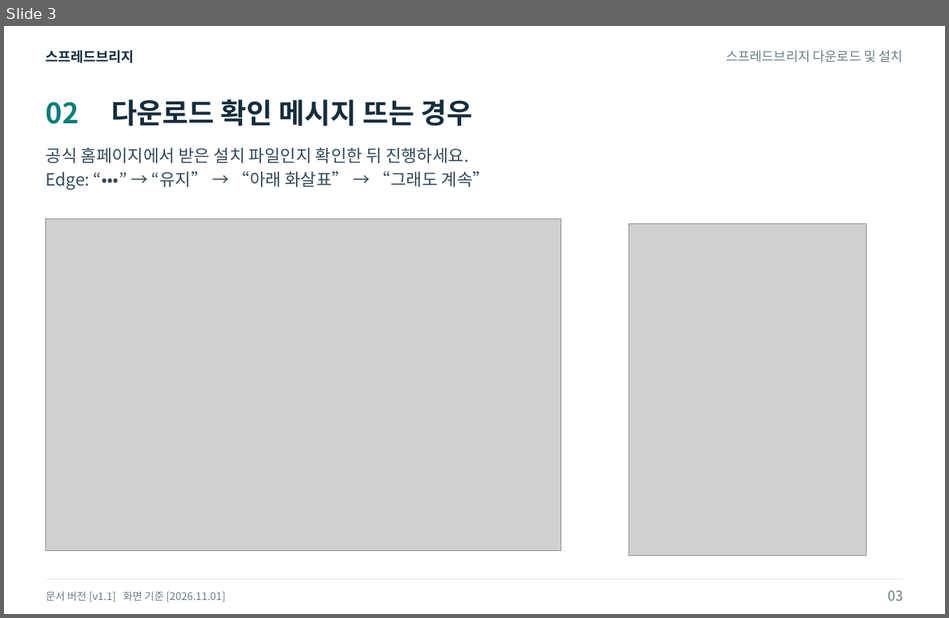
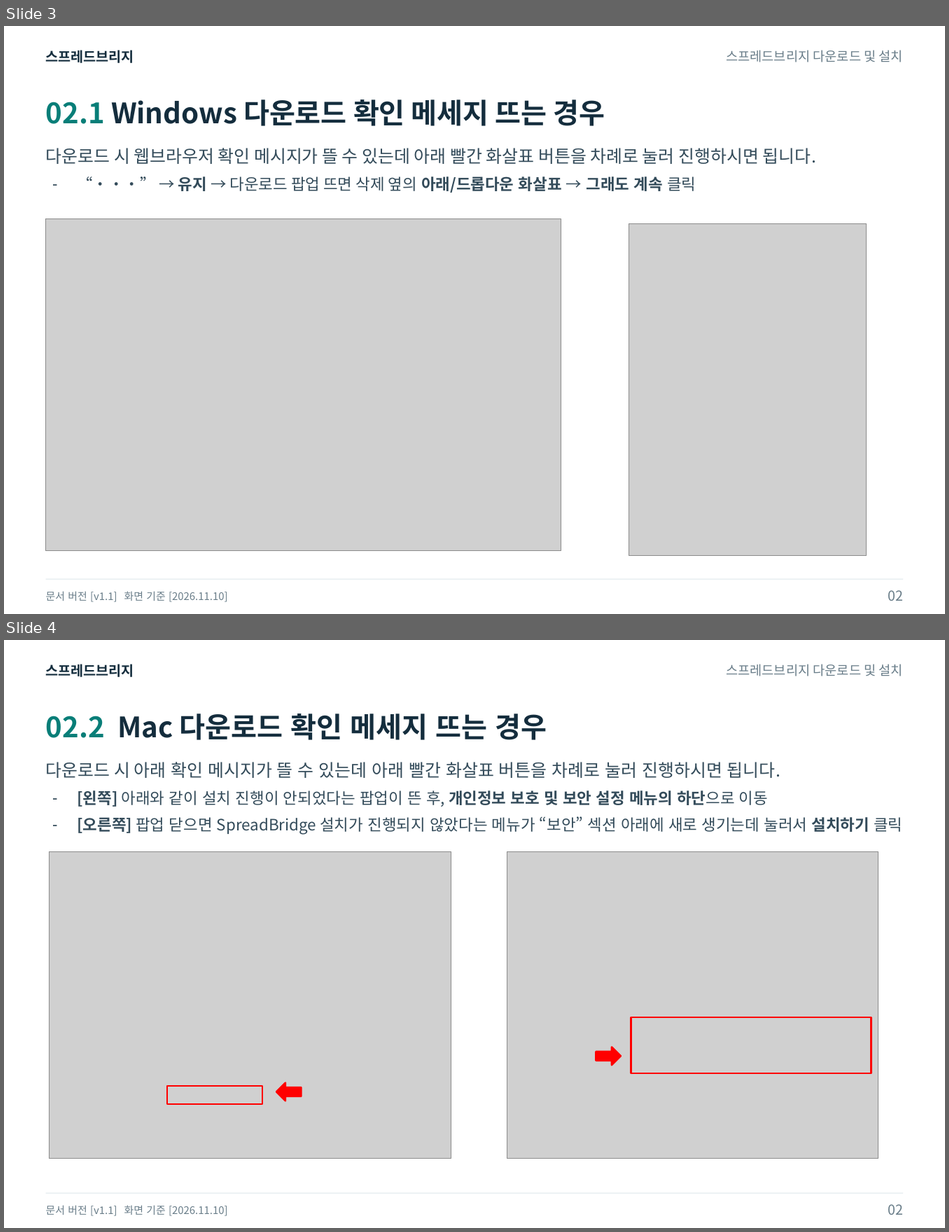
Before and after one commit to thespreadbridge/spreadbridge-frontend, a slide deck: public/manuals/v1.1/install/install-guide-v1.1.pptx. Shown one above the other, each under a label of ours: slide 3 before the commit, slides 3 and 4 after it. The pictures are 949x618 and 949x1232 pixels, drawn with LibreOffice and Linux fonts; fonts in the diff are those of the drawing; grey boxes stand for pictures. Boxes give left, top, right and bottom in pixels: in the first picture for what was removed or moved away, otherwise in the second. Text is boxed around its words. In the diff, an @@ line names an element or a change of style, - is before the commit and + after.

```diff
--- a/public/manuals/v1.1/install/install-guide-v1.1.pptx
+++ b/public/manuals/v1.1/install/install-guide-v1.1.pptx
@@ slide 4 added at [4,640,945,1228], background #FFFFFF @@
@@ text added at [46,664,134,677], 15.8 pt, text #142D3D, bold @@
+스프레드브리지
@@ text added at [726,664,903,676], 15 pt, text #697D89 @@
+스프레드브리지 다운로드 및 설치
@@ text added at [46,716,105,738], 32.2 pt, text #087E78, bold @@
+02.2
@@ text added at [117,714,547,740], 32.2 pt, text #142D3D, bold @@
+Mac 다운로드 확인 메세지 뜨는 경우
@@ text added at [46,762,902,835], 18 pt, text #334B5A @@
+다운로드 시 아래 확인 메시지가 뜰 수 있는데 아래 빨간 화살표 버튼을 차례로 눌러 진행하시면 됩니다.
+– [왼쪽] 아래와 같이 설치 진행이 안되었다는 팝업이 뜬 후, 개인정보 보호 및 보안 설정 메뉴의 하단으로 이동
+– [오른쪽] 팝업 닫으면 SpreadBridge 설치가 진행되지 않았다는 메뉴가 “보안” 섹션 아래에 새로 생기는데 눌러서 설치하기 클릭
@@ picture added at [50,851,451,1159] @@
@@ picture added at [507,851,878,1159] @@
@@ rectangle added at [631,1017,871,1073], outline #FF0000 2 pt @@
@@ right arrow added at [596,1047,621,1065], fill #FF0000, outline #FF0000 2 pt @@
@@ rectangle added at [167,1086,262,1104], outline #FF0000 2 pt @@
@@ right arrow added at [276,1083,301,1101], fill #FF0000, outline #FF0000 2 pt @@
@@ rectangle added at [46,1192,903,1193], fill #DCE6EA @@
@@ text added at [46,1205,228,1216], 12 pt, text #697D89 @@
+문서 버전 [v1.1] 화면 기준 [2026.11.10]
@@ text added at [888,1204,903,1215], 15.8 pt, text #697D89 @@
+02
@@ slide 3 changed as well @@
@@ text at [46,102,105,124]: text changed @@
-02
+02.1
@@ text at [111,100,605,126]: text changed @@
-다운로드 확인 메시지 뜨는 경우
+Windows 다운로드 확인 메세지 뜨는 경우
@@ text at [46,148,816,193]: text changed; size 19.5 to 20 pt @@
-공식 홈페이지에서 받은 설치 파일인지 확인한 뒤 진행하세요.
-Edge: “•••” → “유지” → “아래 화살표” → “그래도 계속”
+다운로드 시 웹브라우저 확인 메시지가 뜰 수 있는데 아래 빨간 화살표 버튼을 차례로 눌러 진행하시면 됩니다.
+– “•••” → 유지 → 다운로드 팝업 뜨면 삭제 옆의 아래/드롭다운 화살표 → 그래도 계속 클릭
@@ text at [46,591,228,602]: text changed @@
-문서 버전 [v1.1] 화면 기준 [2026.11.01]
+문서 버전 [v1.1] 화면 기준 [2026.11.10]
@@ text at [888,590,903,601]: text changed @@
-03
+02
```
Also in this commit, not shown: 3 other slides changed, 10 other files.
